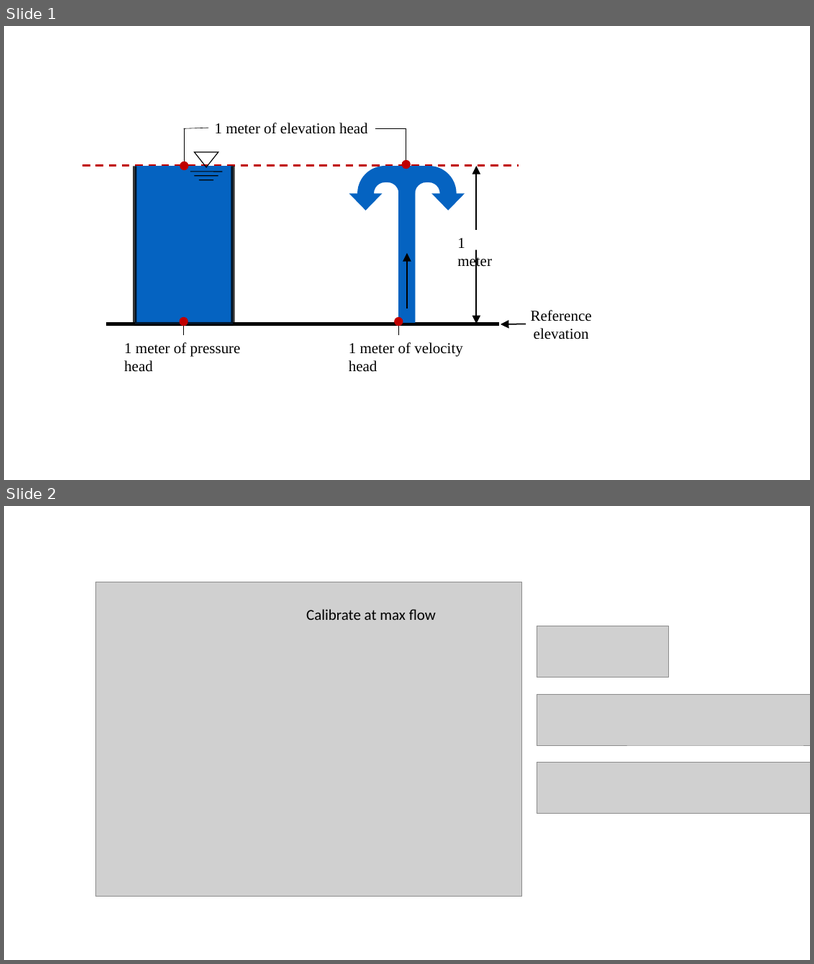
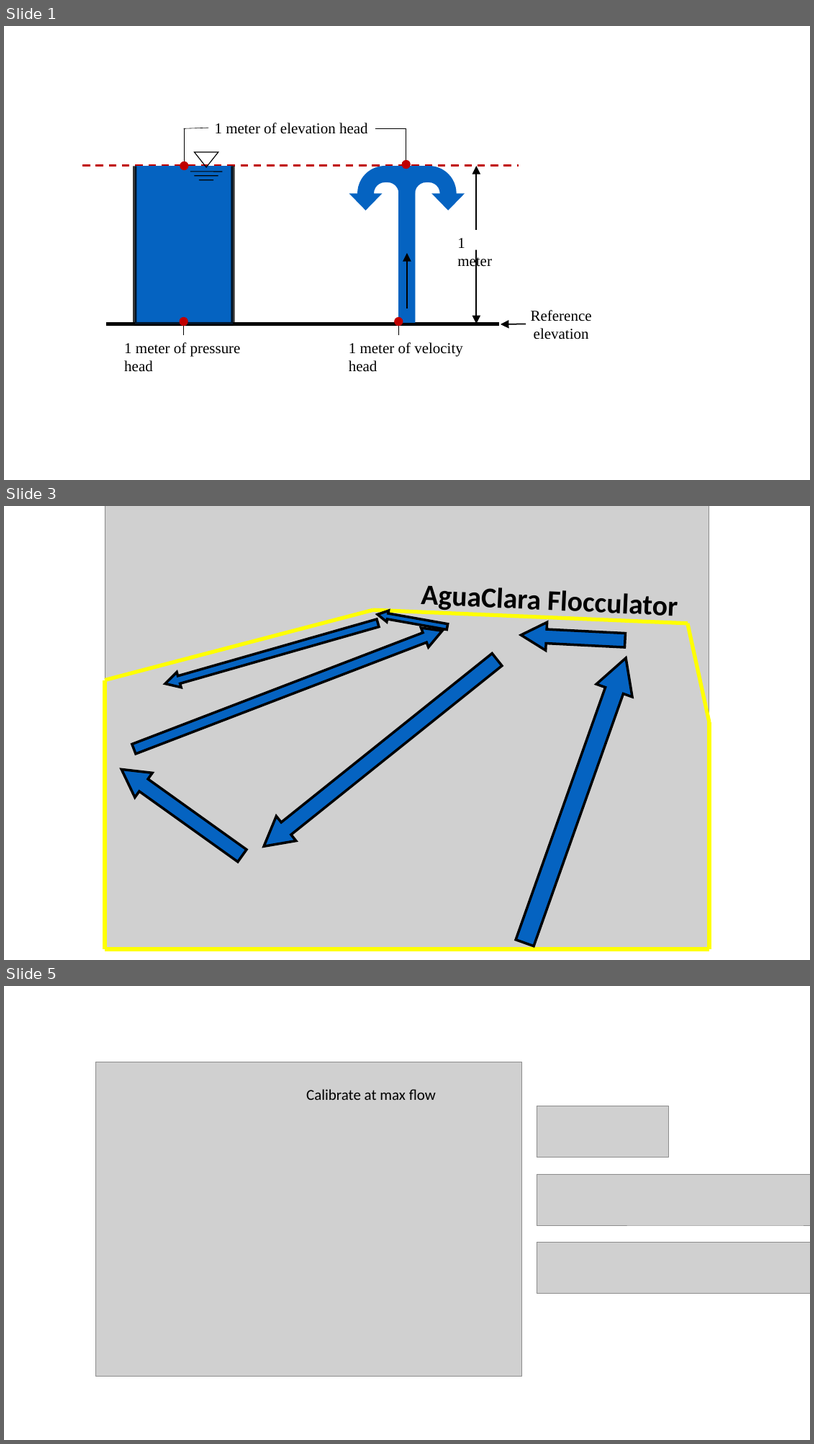
Before and after one commit to AguaClara/SWOT, a slide deck: AguaClara Water Treatment Plant Design/Diagrams.pptx. Shown one above the other, each under a label of ours: slides 1 and 2 before the commit, slides 1, 3 and 5 after it; the slides between them are not shown. The pictures are 814x964 and 814x1444 pixels, drawn with LibreOffice and Linux fonts; fonts in the diff are those of the drawing; grey boxes stand for pictures. Boxes give left, top, right and bottom in pixels: in the first picture for what was removed or moved away, otherwise in the second. Text is boxed around its words. In the diff, an @@ line names an element or a change of style, - is before the commit and + after.

Commit message:
Flocculator and Baffle photos

```diff
--- a/AguaClara Water Treatment Plant Design/Diagrams.pptx
+++ b/AguaClara Water Treatment Plant Design/Diagrams.pptx
@@ slide 3 added at (4,506,810,960), background #FFFFFF @@
@@ group added at (105,506,710,949): 6 lines, 1 picture, 1 text @@
+AguaClara Flocculator
@@ up arrow added at (377,609,448,633), fill #0563C1, outline #000000 3 pt @@
@@ up arrow added at (131,621,446,759), fill #0563C1, outline #000000 3 pt @@
@@ up arrow added at (163,615,380,691), fill #0563C1, outline #000000 3 pt @@
@@ up arrow added at (520,620,626,654), fill #0563C1, outline #000000 3 pt @@
@@ up arrow added at (255,647,507,859), fill #0563C1, outline #000000 3 pt @@
@@ up arrow added at (507,651,645,949), fill #0563C1, outline #000000 3 pt @@
@@ up arrow added at (113,757,251,867), fill #0563C1, outline #000000 3 pt @@
@@ what was slide 2 is now slide 5 @@
```
Also in this commit, not shown: 2 other slides added, 2 other files.
